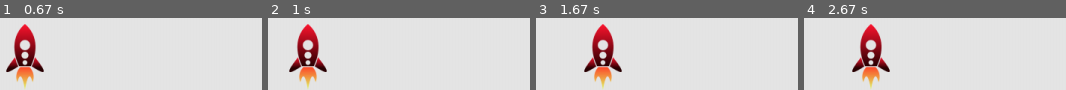
Above: before the commit, frames 1-4 (left to right).
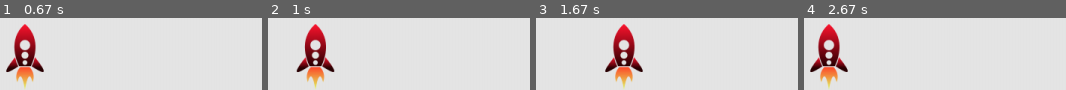
Above: after the commit, the same moments.

Repository: jeffyuri7/alien_pygame
Game: pygame game, started from alien_invasion.py
Same seed, same stepped clock (60 frames per second), same inputs: the game is played once before the commit and once after it.
Inputs:
- Up to frame 1 (0.67 s): tap Enter at 0.33 s
- Up to frame 2 (1 s): hold Right from 0.67 s (still down)
- Up to frame 3 (1.67 s): release Right at 1.13 s; hold Right 1.17-1.63 s
- Up to frame 4 (2.67 s): hold Left 1.67-2.2 s; hold Left 2.23-2.63 s

Frame 1 is identical in both runs. In frame 2, 7.6% of the frame differs, in the area x 8-26%, y 8-99%; in frame 3, 10%; in frame 4, 11%, in the area x 2-33%, y 8-99%.

Commit message:
Ajuste na velocidade da espaçonave, para ficar com movimento mais fluido

Diff:
--- a/alien_invasion.py
+++ b/alien_invasion.py
@@ -10,7 +10,7 @@
     screen = pygame.display.set_mode((ai_settings.screen_width,
                                       ai_settings.screen_height))
     pygame.display.set_caption("Invasão Alienígina")
-    ship = Ship(screen)
+    ship = Ship(ai_settings, screen)
 
     while True:
         gf.check_events(ship)
--- a/game_functions.py
+++ b/game_functions.py
@@ -3,6 +3,7 @@
 
 
 def check_events(ship):
+    """Responde a eventos de pressionamento de teclas e de mouse"""
     for event in pygame.event.get():
         if event.type == pygame.QUIT:
             sys.exit()
@@ -10,9 +11,13 @@
             if event .key == pygame.K_RIGHT:
                 #Move a espaçonave para a direita
                 ship.moving_right = True
+            elif event.key == pygame.K_LEFT:
+                ship.moving_left = True
         elif event.type == pygame.KEYUP:
             if event.key == pygame.K_RIGHT:
                 ship.moving_right = False
+            elif event.key == pygame.K_LEFT:
+                ship.moving_left = False
 
 
 def update_screen(ai_settings, screen, ship):
--- a/settings.py
+++ b/settings.py
@@ -3,3 +3,4 @@
         self.screen_width = 1200
         self.screen_height = 720
         self.bg_color = (230, 230, 230)
+        self.ship_speed_factor = 1.5
--- a/ship.py
+++ b/ship.py
@@ -2,14 +2,19 @@
 
 
 class Ship():
-    def __init__(self, screen):
+    """Inicializa a espaçonave e define sua posição inicial"""
+    def __init__(self, ai_settings, screen):
         self.screen = screen
+        self.ai_settings = ai_settings
         self.image = pygame.image.load('images/ship2.bmp')
         self.rect = self.image.get_rect()
         self.screen_rect = screen.get_rect()
         self.rect.centerx = self.screen_rect.centerx
         self.rect.bottom = self.screen_rect.bottom
+        self.center = float(self.rect.centerx)
         self.moving_right = False
+        self.moving_left = False
+
 
     def blitme(self):
         self.screen.blit(self.image, self.rect)
@@ -18,4 +23,7 @@
         """Atualiza a posição da espaçonave de acordo com a flag de
 movimento"""
         if self.moving_right:
-            self.rect.centerx += 1
+            self.center += self.ai_settings.ship_speed_factor
+        if self.moving_left:
+            self.center -= self.ai_settings.ship_speed_factor
+        self.rect.centerx = self.center
